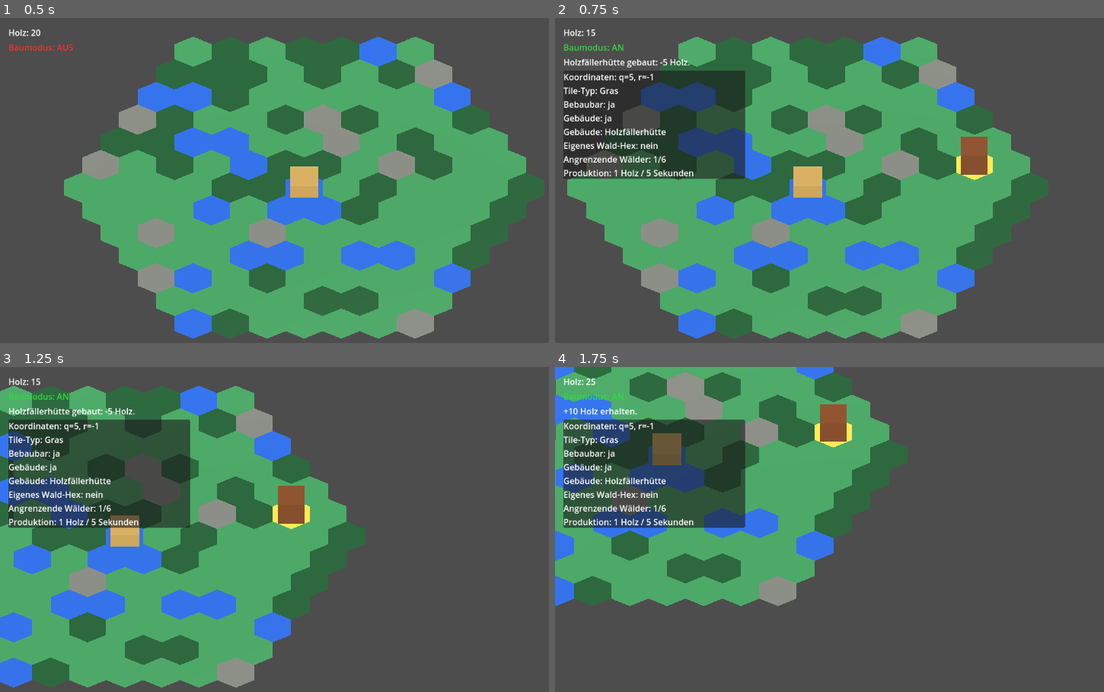
Above: before the commit, frames 1-4 (two rows, left to right).
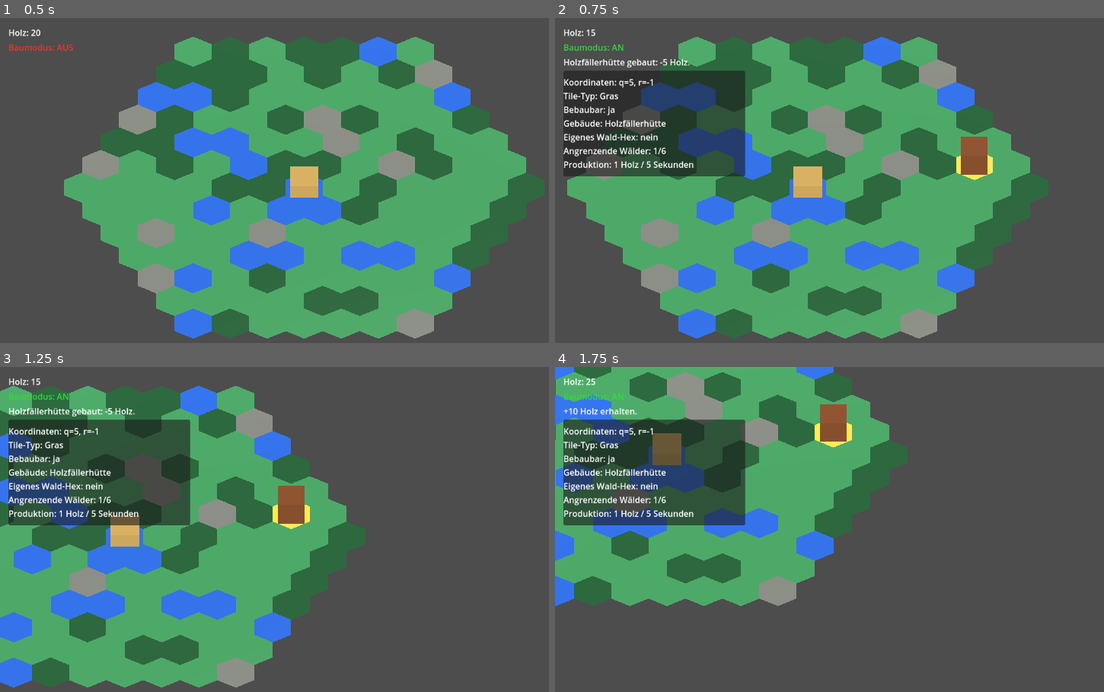
Above: after the commit, the same moments.

Repository: Ranu4922/CodexGame
Game: Godot game, scene res://scenes/Main.tscn
Two runs of this game, one before a commit and one after it. Both use one fixed random seed, a clock stepped at 60 frames per second and the inputs below.
Inputs (mouse positions are in pixels of both pictures, inside the frame that each line leads up to):
- Up to frame 1 (0.5 s): no input
- Up to frame 2 (0.75 s): tap Enter at 0.5 s; move the mouse to (994, 170) at 0.52 s; hold D from 0.53 s (still down); tap B at 0.6 s; click (994, 170) at 0.67 s
- Up to frame 3 (1.25 s): keep holding D
- Up to frame 4 (1.75 s): move the mouse to (736, 555) at 1.27 s; release D at 1.28 s; hold S from 1.28 s (still down); tap R at 1.35 s

Frame 1 is identical in both runs. In frame 2, 2.8% of the frame differs, in the area x 1-35%, y 17-50%; in frame 3, 2.8%; in frame 4, 2.9%.

Commit message:
Show building names in info panel

Diff:
--- a/scripts/game_world.gd
+++ b/scripts/game_world.gd
@@ -33,7 +33,9 @@
 	production: int
 ) -> void:
 	var buildable_text: String = "ja" if buildable else "nein"
-	var building_text: String = "ja" if has_building else "nein"
+	var building_text: String = "nein"
+	if has_building:
+		building_text = building_name if not building_name.is_empty() else "ja"
 	var lines: PackedStringArray = PackedStringArray([
 		"Koordinaten: q=%d, r=%d" % [q, r],
 		"Tile-Typ: %s" % tile_type,
@@ -43,7 +45,6 @@
 
 	if has_building and building_name == "Holzfällerhütte":
 		var own_forest_text: String = "ja" if own_forest else "nein"
-		lines.append("Gebäude: Holzfällerhütte")
 		lines.append("Eigenes Wald-Hex: %s" % own_forest_text)
 		lines.append("Angrenzende Wälder: %d/6" % adjacent_forests)
 		lines.append("Produktion: %d Holz / 5 Sekunden" % production)
